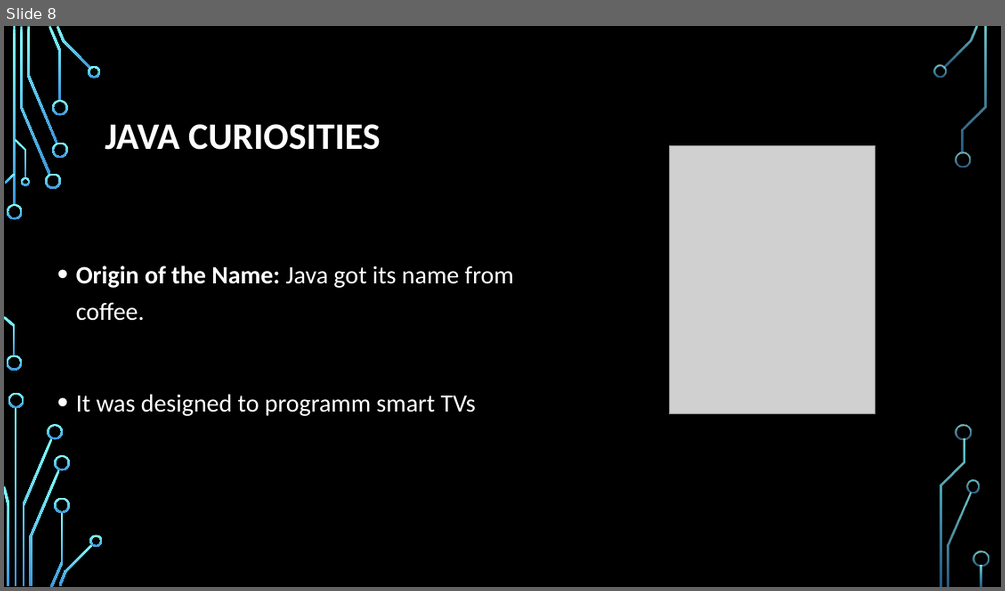
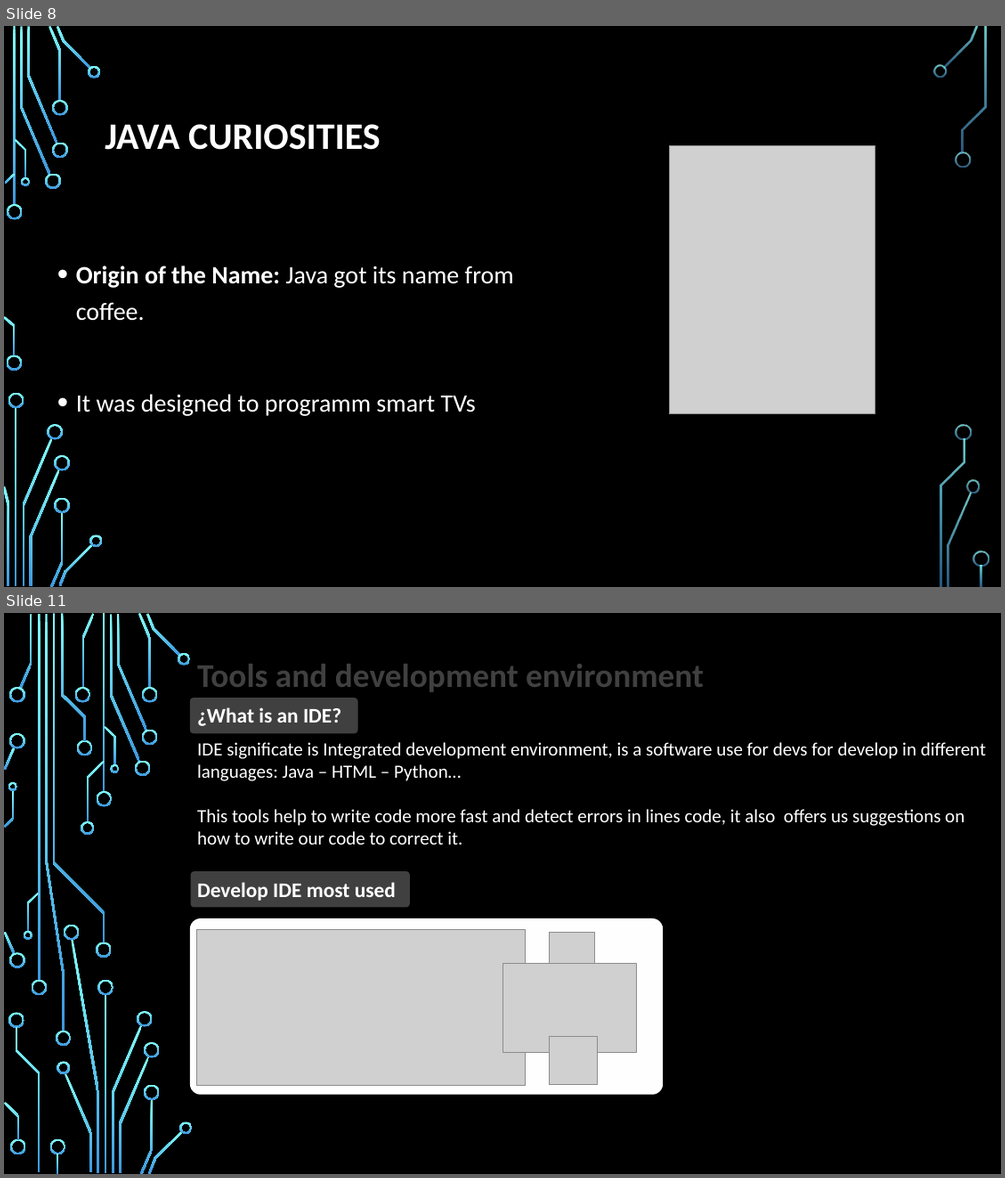
Before and after one commit to Xukialb/AE-4.-Programming-Languages, a slide deck: Java_English - Alberto.pptx. Shown one above the other, each under a label of ours: slide 8 before the commit, slides 8 and 11 after it; the slides between them are not shown. The pictures are 1005x591 and 1005x1178 pixels, drawn with LibreOffice and Linux fonts; fonts in the diff are those of the drawing; grey boxes stand for pictures; background and template pictures are left out. Boxes give left, top, right and bottom in pixels: in the first picture for what was removed or moved away, otherwise in the second. Text is boxed around its words. In the diff, an @@ line names an element or a change of style, - is before the commit and + after.

```diff
--- a/Java_English - Alberto.pptx
+++ b/Java_English - Alberto.pptx
@@ slide 11 added at <box>4,613,1001,1174</box>, background picture (left out) @@
@@ text added at <box>197,664,704,692</box>, 32 pt, text #404040, bold @@
+Tools and development environment
@@ rounded rectangle added at <box>190,698,358,733</box>, fill #404040 @@
@@ text added at <box>197,707,341,726</box>, 20 pt, text #FFFFFF, bold @@
+¿What is an IDE?
@@ text added at <box>197,742,986,844</box>, 18 pt, text #FFFFFF @@
+IDE significate is Integrated development environment, is a software use for devs for develop in different languages: Java – HTML – Python…
+This tools help to write code more fast and detect errors in lines code, it also offers us suggestions on how to write our code to correct it.
@@ rounded rectangle added at <box>190,871,409,907</box>, fill #404040 @@
@@ text added at <box>197,882,396,900</box>, 20 pt, text #FFFFFF, bold @@
+Develop IDE most used
@@ rounded rectangle added at <box>190,918,663,1094</box>, fill #FEFEFE @@
@@ picture added at <box>196,929,526,1085</box> @@
@@ picture added at <box>550,933,594,977</box> @@
@@ picture added at <box>502,963,637,1052</box> @@
@@ group added at <box>4,613,193,1174</box>: 50 freeform shapes, 4 rectangles @@
@@ picture added at <box>550,1037,598,1085</box> @@
```
Also in this commit, not shown: 3 other slides added.
